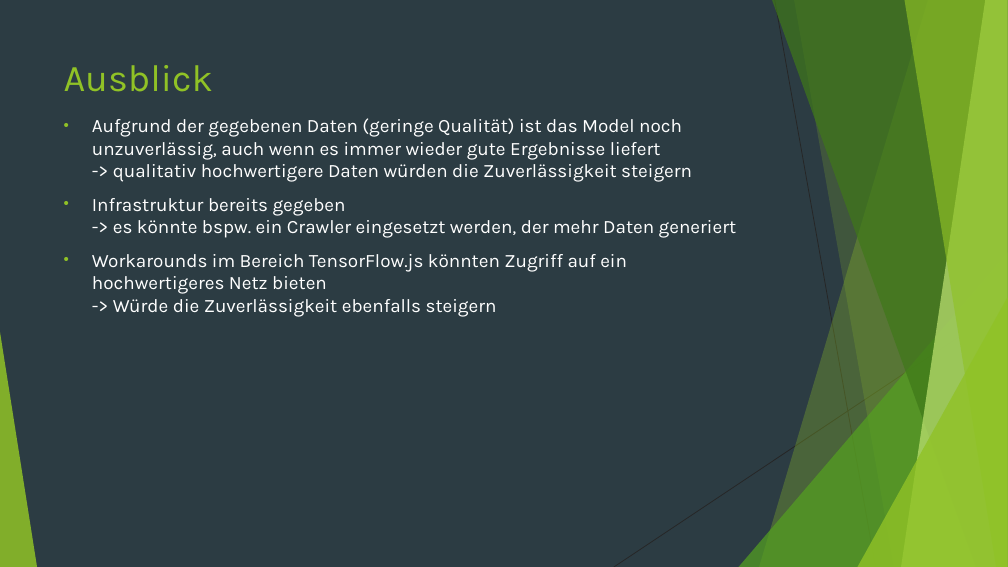
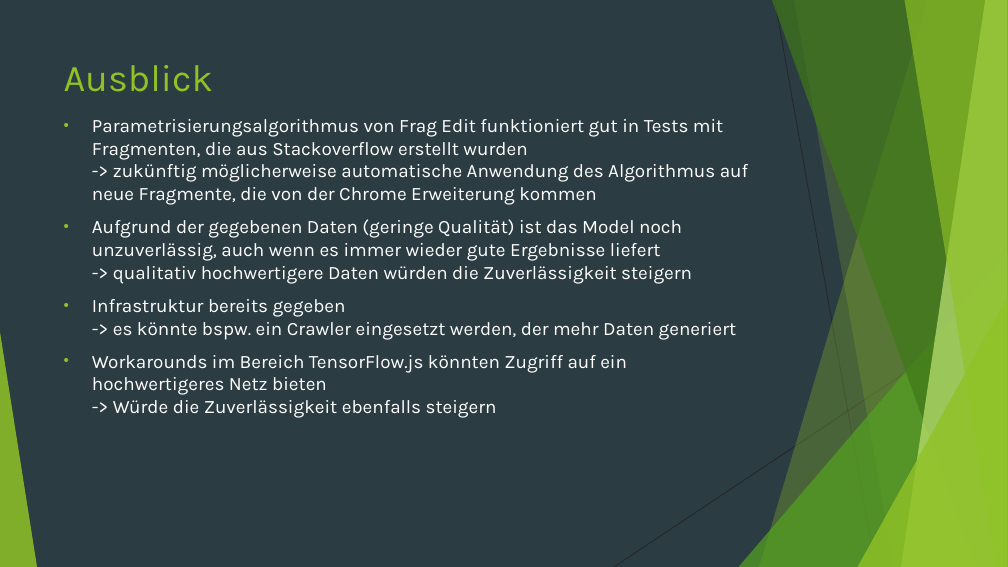
Before and after one commit to sgimmini/frag.extract.a, a slide deck: slide 17 of weekly_presentations/frag.extract_2019-08-22_Abschluss.pptx. Drawn at 1008x567 pixels with LibreOffice and Linux fonts; fonts in the diff are those of the drawing. Boxes give left, top, right and bottom in pixels: in the first picture for what was removed or moved away, otherwise in the second. Text is boxed around its words. In the diff, an @@ line names an element or a change of style, - is before the commit and + after.

Commit message:
Updated Readme and presentation

```diff
--- a/weekly_presentations/frag.extract_2019-08-22_Abschluss.pptx
+++ b/weekly_presentations/frag.extract_2019-08-22_Abschluss.pptx
@@ text at [92,119,748,205]: paragraph added @@
+• Parametrisierungsalgorithmus von Frag Edit funktioniert gut in Tests mit Fragmenten, die aus Stackoverflow erstellt wurden
+  -> zukünftig möglicherweise automatische Anwendung des Algorithmus auf neue Fragmente, die von der Chrome Erweiterung kommen
```
Also in this commit, not shown: 2 other files.
